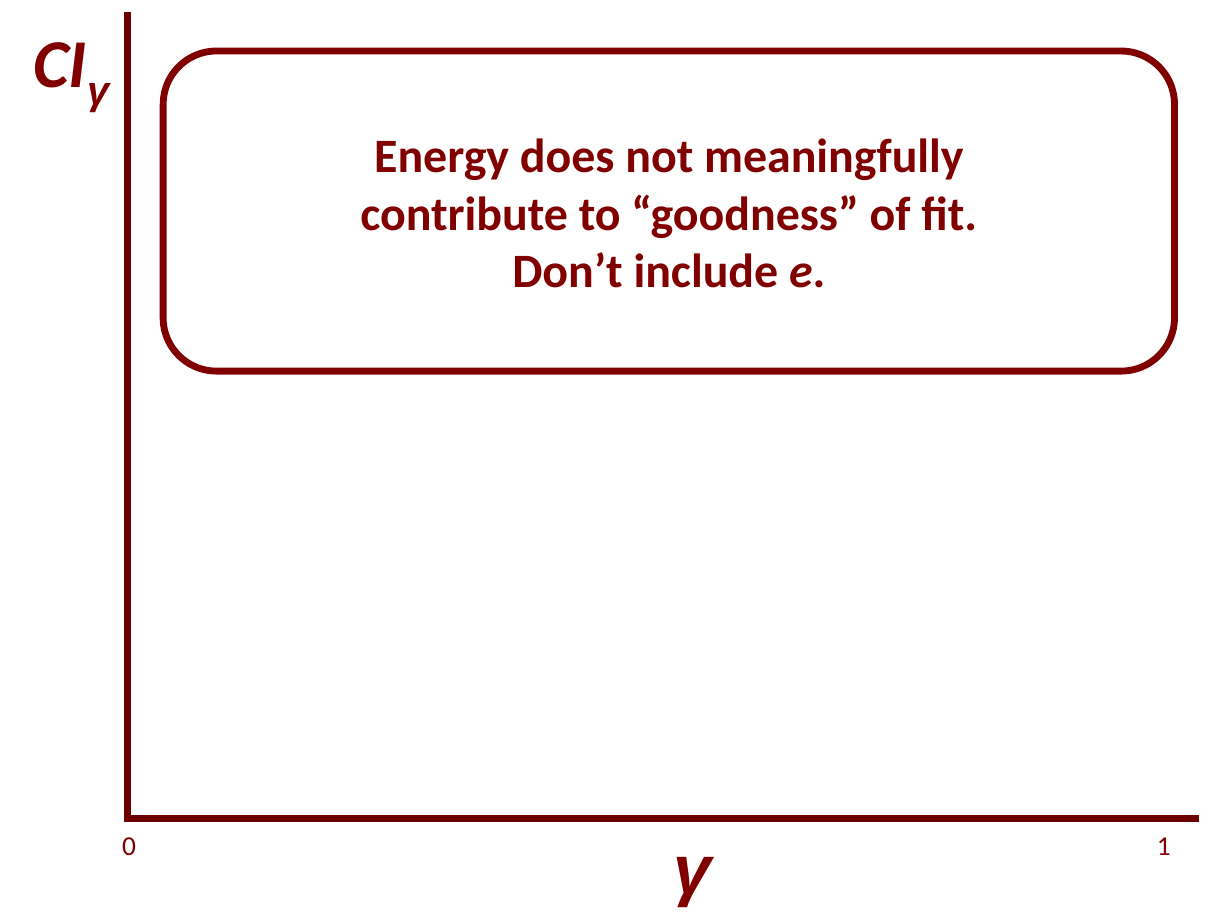
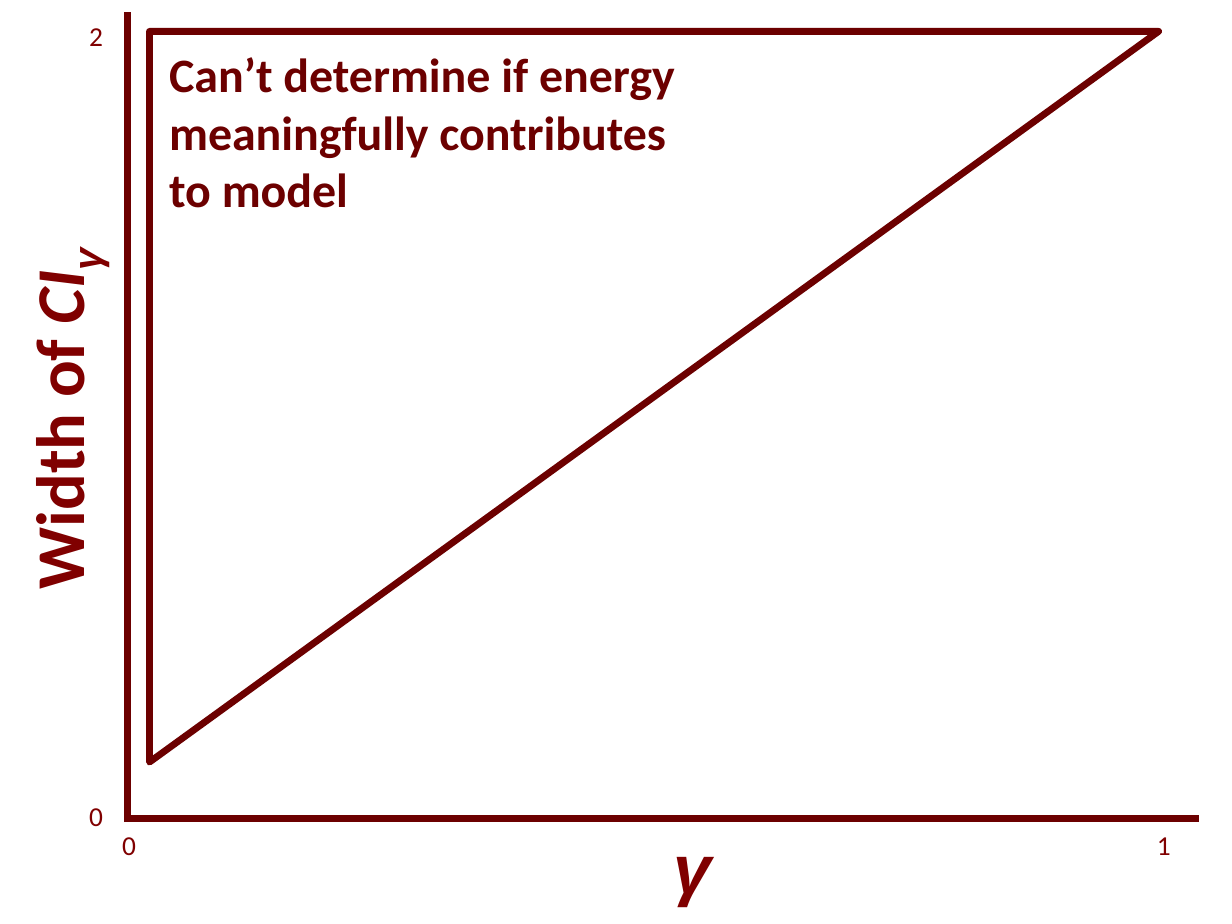
Before and after one commit to EconModels/MacroGrowth, a slide deck: slide 10 of figure_other/Seminar Figures.pptx. Drawn at 1232x924 pixels with LibreOffice and Linux fonts; fonts in the diff are those of the drawing. Boxes give left, top, right and bottom in pixels: in the first picture for what was removed or moved away, otherwise in the second. Text is boxed around its words. In the diff, an @@ line names an element or a change of style, - is before the commit and + after.

```diff
--- a/figure_other/Seminar Figures.pptx
+++ b/figure_other/Seminar Figures.pptx
@@ text added at (89,28,103,46), 16 pt, text #800000 @@
+2
@@ right triangle added at (149,31,1158,761), outline #6C0000 4 pt @@
@@ rounded rectangle removed at (163,51,1174,371) @@
-Energy does not meaningfully
-contribute to “goodness” of fit.
-Don’t include e.
@@ text added at (169,57,675,208), 28 pt, text #6C0000, bold @@
+Can’t determine if energy
+meaningfully contributes
+to model
@@ text "Width of CIγ" at (19,345,102,584): rotation 0 to 270 degrees @@
@@ text at (19,345,102,584): text changed; italic off @@
-CIγ
+Width of CIγ
@@ text added at (89,808,103,826), 16 pt, text #800000 @@
+0
```
Also in this commit, not shown: 3 other slides changed, 7 other files.
